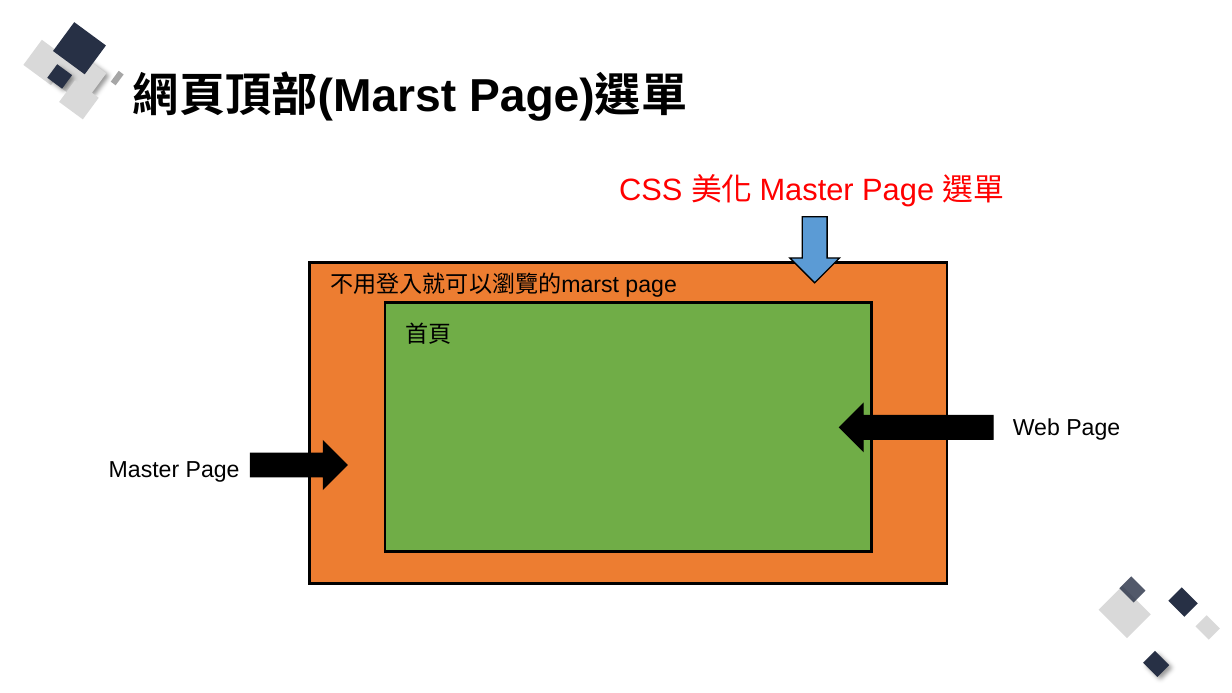
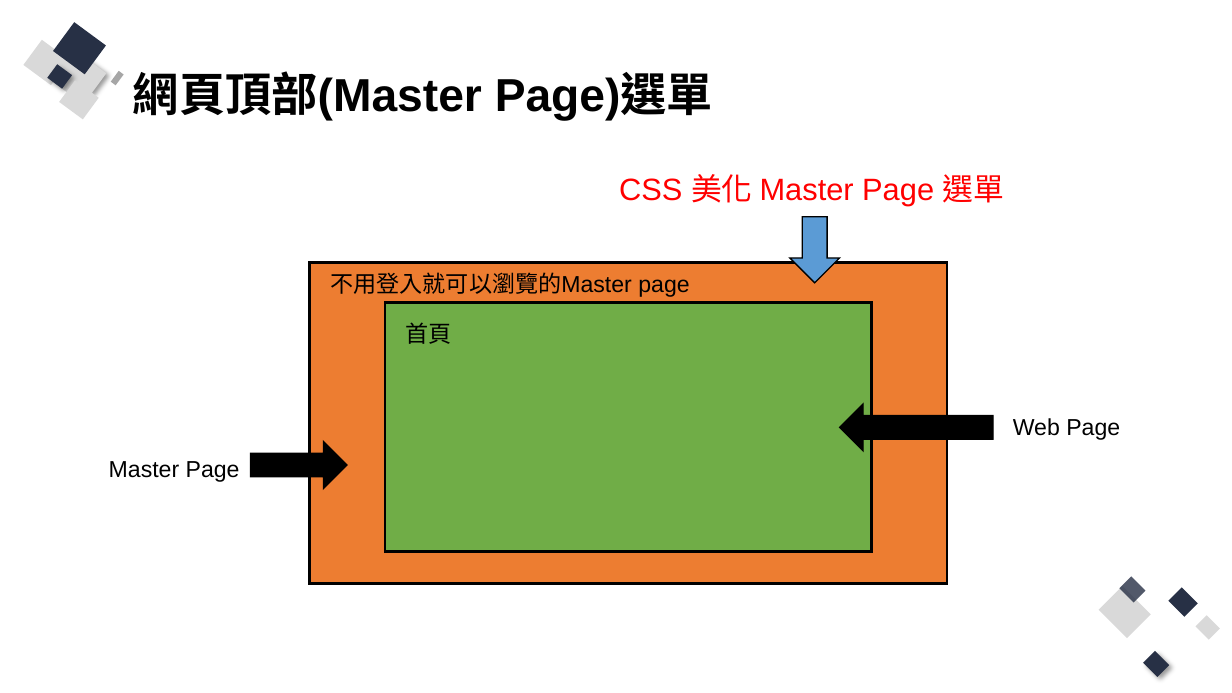
Before and after one commit to Q81JIAXIONG/-, a slide deck: slide 8 of 投影片/5.實作-帳號註冊、登入網頁UI優化.pptx (slide 3 before the commit). Drawn at 1232x693 pixels with LibreOffice and Linux fonts; fonts in the diff are those of the drawing. Boxes give left, top, right and bottom in pixels: in the first picture for what was removed or moved away, otherwise in the second. Text is boxed around its words. In the diff, an @@ line names an element or a change of style, - is before the commit and + after.

Commit message:
準備註冊網頁UI優化範例

```diff
--- a/投影片/5.實作-帳號註冊、登入網頁UI優化.pptx
+++ b/投影片/5.實作-帳號註冊、登入網頁UI優化.pptx
@@ title at <box>133,71,713,121</box>: text changed @@
-網頁頂部(Marst Page)選單
+網頁頂部(Master Page)選單
@@ text at <box>330,272,689,297</box>: text changed @@
-不用登入就可以瀏覽的marst page
+不用登入就可以瀏覽的Master page
```
Also in this commit, not shown: 2 other slides changed, 15 slides added, 30 other files.
